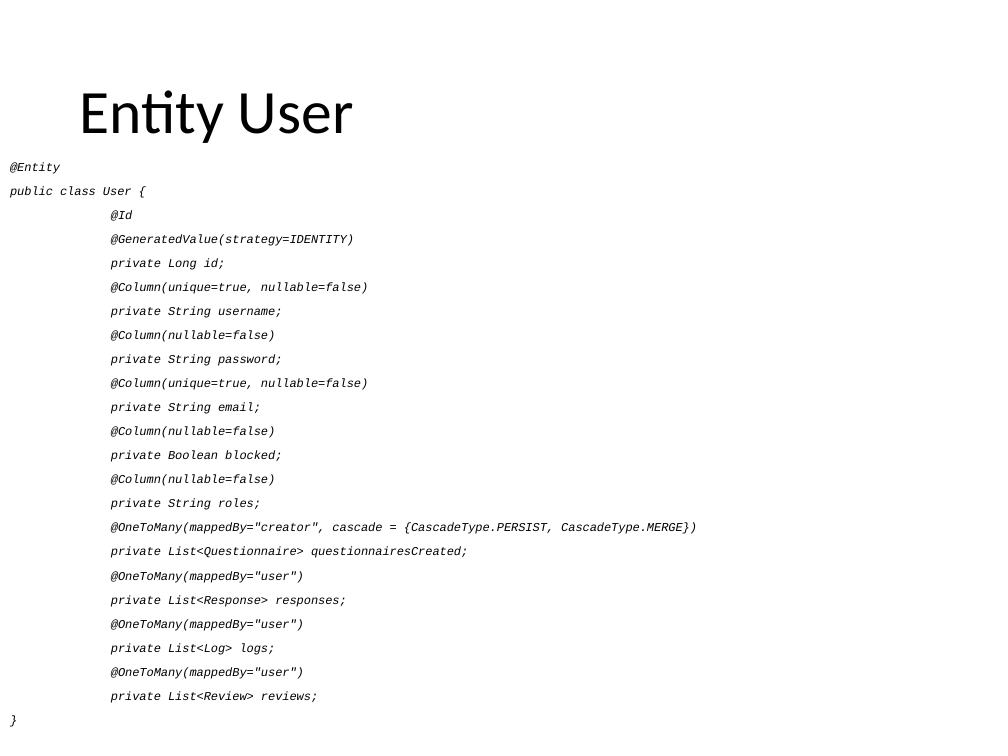
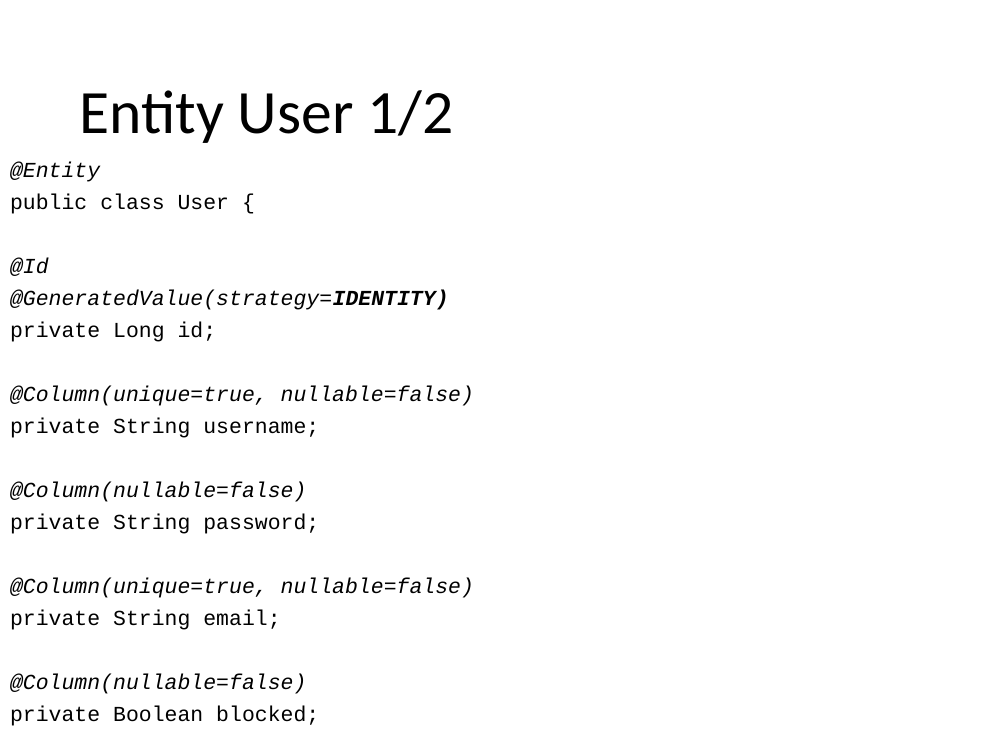
Before and after one commit to Paso198/Gamified-Marketing-Application, a slide deck: slide 29 of Design.pptx (slide 28 before the commit). Drawn at 1008x756 pixels with LibreOffice and Linux fonts; fonts in the diff are those of the drawing. Boxes give left, top, right and bottom in pixels: in the first picture for what was removed or moved away, otherwise in the second. Text is boxed around its words. In the diff, an @@ line names an element or a change of style, - is before the commit and + after.

```diff
--- a/Design.pptx
+++ b/Design.pptx
@@ title at box(79, 90, 453, 143): text changed @@
-Entity User
+Entity User 1/2
@@ text "@Entity" at box(10, 162, 474, 726): size 8.6 to 15.3 pt; italic off in "public class User {", "private Long id;", "private String username;", "private String password;" and 2 more places; bold on in "@GeneratedValue(strategy=IDENTITY)" @@
@@ text at box(111, 475, 697, 703): paragraphs removed @@
-@Column(nullable=false)
-private String roles;
-@OneToMany(mappedBy="creator", cascade = {CascadeType.PERSIST, CascadeType.MERGE})
-private List<Questionnaire> questionnairesCreated;
-@OneToMany(mappedBy="user")
-private List<Response> responses;
-@OneToMany(mappedBy="user")
-private List<Log> logs;
-@OneToMany(mappedBy="user")
-private List<Review> reviews;
-}
```
Also in this commit, not shown: 20 other slides changed, 18 slides added, 1 slide removed, 2 other files.
